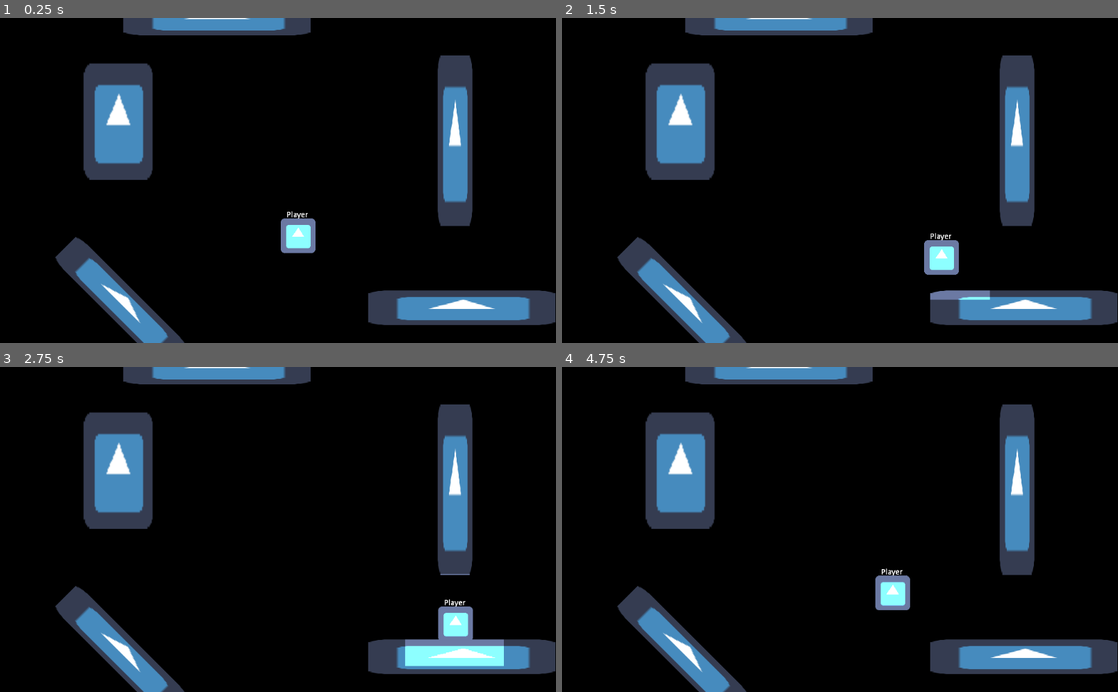
Above: before the commit, frames 1-4 (two rows, left to right).
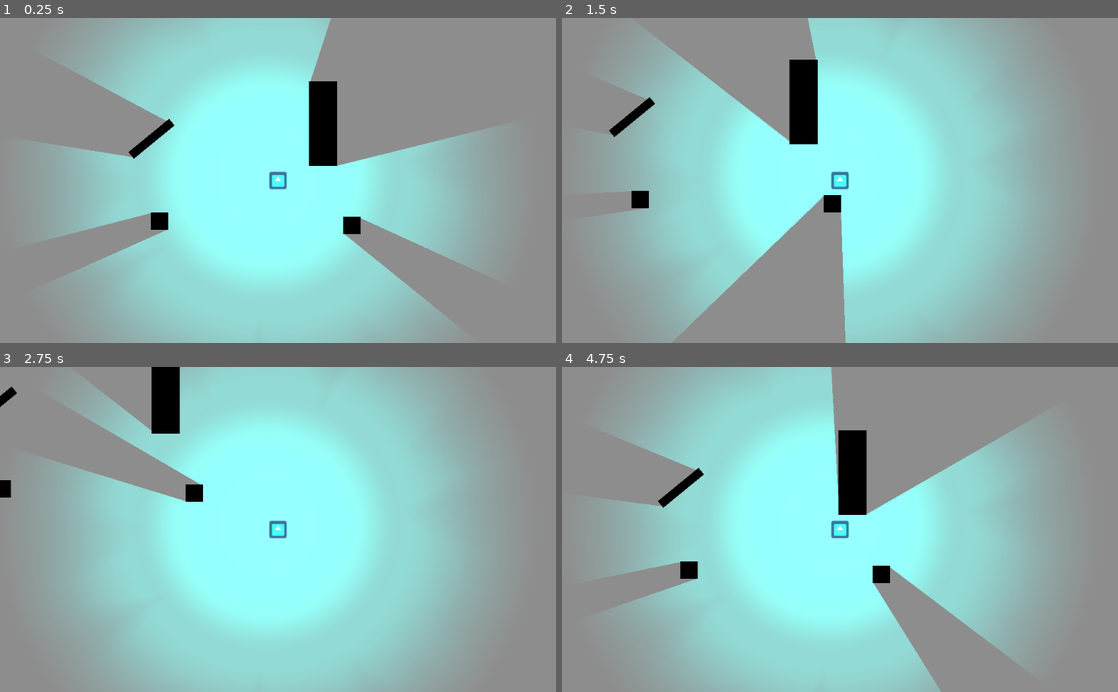
Above: after the commit, the same moments.

Repository: learnictnow/godot-examples
Game: Godot game, scene res://ShadowScene.tscn
The game is run twice, just before and just after one commit, with the same random seed, the same clock (stepped at 60 frames per second) and the same inputs. Before the commit the project starts from res://Line_of_sight_test.tscn. The engine's default icon, where the game draws it, is replaced by a stand-in: a white triangle on a blue panel in a dark square.
Inputs:
- Up to frame 1 (0.25 s): no input
- Up to frame 2 (1.5 s): tap Enter at 0.5 s; hold Right (p_right) 0.53-1.28 s; hold Down (p_down) from 1.28 s (still down)
- Up to frame 3 (2.75 s): release Down (p_down) at 2.03 s; hold Right (p_right) from 2.03 s (still down)
- Up to frame 4 (4.75 s): release Right (p_right) at 2.78 s; hold Up (p_up) 2.78-3.53 s; hold Left (p_left) from 3.53 s (still down)

The runs differ from the first frame. In frame 1, 98% of the frame differs, in the area x 0-100%, y 0-100%; in frame 2, 98%; in frame 3, 99%; in frame 4, 98%.

Commit message:
Shadows working cast from player

Diff:
--- a/Line_of_sight/Line_of_sight_test.tscn
+++ b/Line_of_sight/Line_of_sight_test.tscn
@@ -17,7 +17,7 @@
 
 [node name="background" type="Sprite" parent="."]
 modulate = Color( 0, 0, 0, 1 )
-position = Vector2( 436, 241 )
+position = Vector2( 360, 250 )
 scale = Vector2( 24.0741, 21.0263 )
 texture = ExtResource( 3 )
 
@@ -35,6 +35,7 @@
 shape = SubResource( 2 )
 
 [node name="LightOccluder2D" type="LightOccluder2D" parent="Walls/Icon"]
+modulate = Color( 0.784314, 0.188235, 0.188235, 1 )
 occluder = SubResource( 3 )
 
 [node name="Icon2" type="Sprite" parent="Walls"]
@@ -101,7 +102,8 @@
 shape = SubResource( 1 )
 
 [node name="Light2D" type="Light2D" parent="Player"]
-position = Vector2( 547, 395 )
-scale = Vector2( 2.23684, 2.23684 )
+position = Vector2( 547, 401 )
+scale = Vector2( 3.83447, 3.93421 )
 texture = ExtResource( 3 )
+color = Color( 0.14902, 0.552941, 0, 1 )
 shadow_enabled = true
--- /dev/null
+++ b/Line_of_sight/ShadowScene.tscn
@@ -0,0 +1,92 @@
+[gd_scene load_steps=8 format=2]
+
+[ext_resource path="res://icon.png" type="Texture" id=1]
+[ext_resource path="res://Player.gd" type="Script" id=2]
+[ext_resource path="res://background.png" type="Texture" id=3]
+[ext_resource path="res://light.png" type="Texture" id=4]
+[ext_resource path="res://caster.png" type="Texture" id=5]
+
+[sub_resource type="RectangleShape2D" id=1]
+
+[sub_resource type="OccluderPolygon2D" id=2]
+cull_mode = 1
+polygon = PoolVector2Array( -15, -15, -15, 15, 14, 16, 15, -14 )
+
+[node name="Node2D" type="Node2D"]
+
+[node name="Background" type="Sprite" parent="."]
+scale = Vector2( 30, 30 )
+texture = ExtResource( 3 )
+
+[node name="Player" type="KinematicBody2D" parent="."]
+script = ExtResource( 2 )
+
+[node name="CollisionShape2D" type="CollisionShape2D" parent="Player"]
+shape = SubResource( 1 )
+
+[node name="Sprite" type="Sprite" parent="Player"]
+scale = Vector2( 0.5, 0.5 )
+texture = ExtResource( 1 )
+
+[node name="Camera2D" type="Camera2D" parent="Player"]
+current = true
+
+[node name="Light2D" type="Light2D" parent="Player"]
+texture = ExtResource( 4 )
+color = Color( 0.0627451, 1, 0.933333, 1 )
+shadow_enabled = true
+
+[node name="Light2D" type="Light2D" parent="."]
+visible = false
+position = Vector2( -1343, 349 )
+texture = ExtResource( 4 )
+offset = Vector2( 1639, -84 )
+color = Color( 0, 1, 0.0627451, 1 )
+shadow_enabled = true
+
+[node name="Light2D2" type="Light2D" parent="."]
+visible = false
+position = Vector2( -1728, 13 )
+texture = ExtResource( 4 )
+offset = Vector2( 1639, -84 )
+color = Color( 1, 0, 0, 1 )
+
+[node name="Light2D3" type="Light2D" parent="."]
+visible = false
+position = Vector2( -1835, 418 )
+texture = ExtResource( 4 )
+offset = Vector2( 1639, -84 )
+color = Color( 0, 0.368627, 1, 1 )
+
+[node name="ShadowBoxContainer" type="Node2D" parent="."]
+
+[node name="Sprite" type="Sprite" parent="ShadowBoxContainer"]
+position = Vector2( 136, 83 )
+texture = ExtResource( 5 )
+
+[node name="LightOccluder2D" type="LightOccluder2D" parent="ShadowBoxContainer/Sprite"]
+occluder = SubResource( 2 )
+
+[node name="Sprite2" type="Sprite" parent="ShadowBoxContainer"]
+position = Vector2( -233, -77 )
+rotation = 0.883336
+scale = Vector2( -0.493279, 3.03305 )
+texture = ExtResource( 5 )
+
+[node name="LightOccluder2D" type="LightOccluder2D" parent="ShadowBoxContainer/Sprite2"]
+occluder = SubResource( 2 )
+
+[node name="Sprite3" type="Sprite" parent="ShadowBoxContainer"]
+position = Vector2( -218, 75 )
+texture = ExtResource( 5 )
+
+[node name="LightOccluder2D" type="LightOccluder2D" parent="ShadowBoxContainer/Sprite3"]
+occluder = SubResource( 2 )
+
+[node name="Sprite4" type="Sprite" parent="ShadowBoxContainer"]
+position = Vector2( 83, -105 )
+scale = Vector2( 1.64658, 4.90537 )
+texture = ExtResource( 5 )
+
+[node name="LightOccluder2D" type="LightOccluder2D" parent="ShadowBoxContainer/Sprite4"]
+occluder = SubResource( 2 )
--- a/Line_of_sight/project.godot
+++ b/Line_of_sight/project.godot
@@ -11,7 +11,7 @@
 [application]
 
 config/name="Line_of_sight"
-run/main_scene="res://Line_of_sight_test.tscn"
+run/main_scene="res://ShadowScene.tscn"
 config/icon="res://icon.png"
 
 [gui]
Binary file added: Line_of_sight/background.png
Not shown, added: Line_of_sight/background.png.import
Binary file added: Line_of_sight/caster.png
Binary file added: Line_of_sight/light.png
Not shown, added: Line_of_sight/light.png.import
